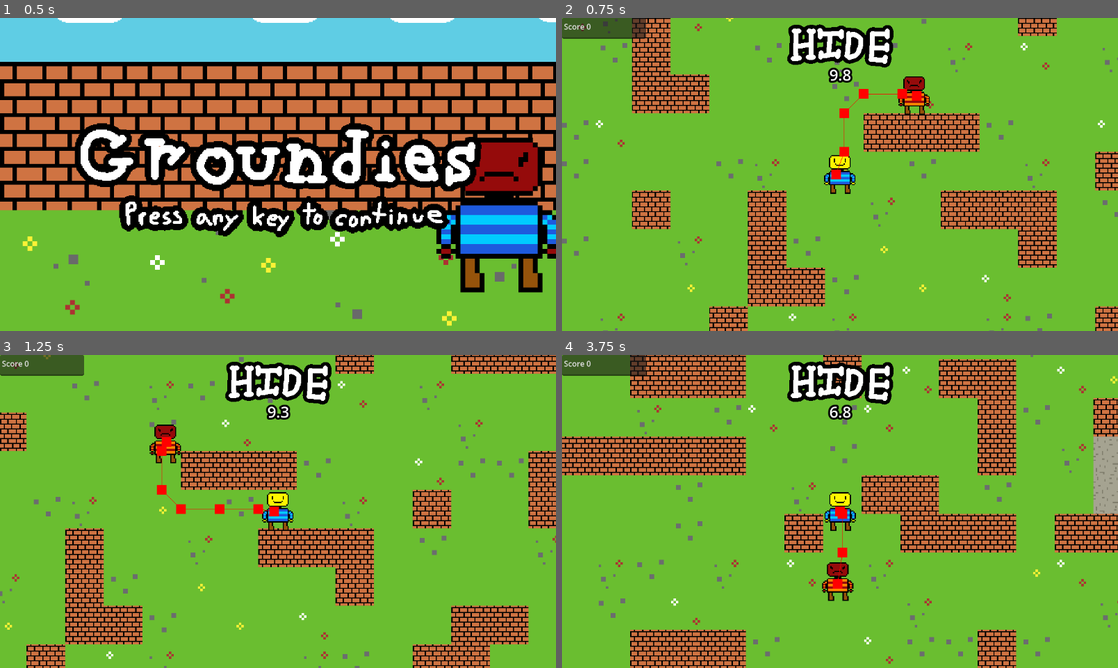
Above: before the commit, frames 1-4 (two rows, left to right).
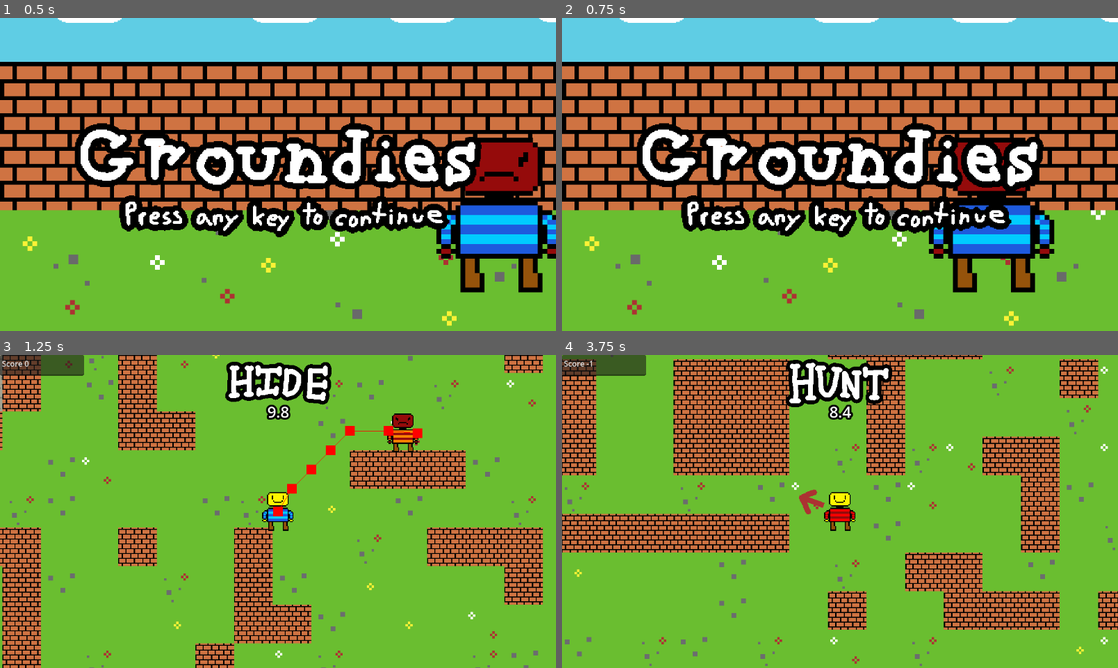
Above: after the commit, the same moments.

Repository: LegoMaster7001/fargo-game-jam-2025
Game: Godot game, scene res://Scenes/main_menu.tscn
Two runs of this game, one before a commit and one after it. Both use one fixed random seed, a clock stepped at 60 frames per second and the inputs below. Sound files missing from this copy of the repository are replaced by a short silence.
Inputs:
- Up to frame 1 (0.5 s): no input
- Up to frame 2 (0.75 s): tap Enter at 0.5 s; hold Right (ui_right) from 0.53 s (still down); hold E from 0.53 s (still down)
- Up to frame 3 (1.25 s): keep holding Right (ui_right); keep holding E
- Up to frame 4 (3.75 s): release Right (ui_right) at 1.28 s; release E at 1.28 s; hold Down (ui_down) 1.28-2.03 s; tap Space (call_groundies) at 1.35 s; tap E at 1.55, 2.85 s; hold Right (ui_right) 2.03-2.78 s; hold E 2.03-2.78 s; hold Up (ui_up) 2.78-3.53 s; hold Left (ui_left) from 3.53 s (still down); hold Space (call_groundies) from 3.53 s (still down)

Frame 1 is identical in both runs. In frame 2, 71% of the frame differs, in the area x 0-100%, y 0-100%; in frame 3, 38%; in frame 4, 46%.

Commit message:
audio for most stuff

Diff:
--- a/Scenes/main_menu.tscn
+++ b/Scenes/main_menu.tscn
@@ -7,6 +7,7 @@
 [ext_resource type="Texture2D" uid="uid://1mpv5uxgxa0e" path="res://Images/EnemyRunAway.png" id="4_ce3w2"]
 [ext_resource type="Texture2D" uid="uid://dej77bbsjks0q" path="res://Images/PlayerAngry.png" id="5_n45e2"]
 [ext_resource type="Texture2D" uid="uid://duc3bgkxq0r8t" path="res://Images/text/Title_text_outlined.png" id="7_cp0ys"]
+[ext_resource type="AudioStream" uid="uid://2qp2xkj2xts7" path="res://Sounds/start.wav" id="8_yhxw7"]
 
 [sub_resource type="Animation" id="Animation_n45e2"]
 length = 0.001
@@ -74,7 +75,7 @@
 &"chase_right": SubResource("Animation_ce3w2")
 }
 
-[node name="MainMenu" type="Control" node_paths=PackedStringArray("animation_timer", "animation_player")]
+[node name="MainMenu" type="Control" node_paths=PackedStringArray("start_audio", "animation_timer", "animation_player")]
 layout_mode = 3
 anchors_preset = 15
 anchor_right = 1.0
@@ -82,6 +83,7 @@
 grow_horizontal = 2
 grow_vertical = 2
 script = ExtResource("1_1ehe0")
+start_audio = NodePath("AudioStreamPlayer")
 animation_timer = NodePath("AnimationIntermissionTimer")
 animation_player = NodePath("AnimationPlayer")
 
@@ -161,3 +163,6 @@
 scale = Vector2(1.6, 1.6)
 pivot_offset = Vector2(309, 100)
 texture = ExtResource("7_cp0ys")
+
+[node name="AudioStreamPlayer" type="AudioStreamPlayer" parent="."]
+stream = ExtResource("8_yhxw7")
--- a/Scenes/pause_menu.tscn
+++ b/Scenes/pause_menu.tscn
@@ -1,8 +1,9 @@
-[gd_scene load_steps=5 format=3 uid="uid://cqf61m6ckbe5l"]
+[gd_scene load_steps=6 format=3 uid="uid://cqf61m6ckbe5l"]
 
 [ext_resource type="Script" uid="uid://jin8avgk11u1" path="res://Scripts/pause_menu.gd" id="1_k0w1u"]
 [ext_resource type="Shader" uid="uid://drupok4e63aj0" path="res://blur.gdshader" id="2_1och7"]
 [ext_resource type="Texture2D" uid="uid://ij7px2pudh48" path="res://Images/text/paused_text_outlined.png" id="3_1och7"]
+[ext_resource type="AudioStream" uid="uid://qjvy7bit0ulf" path="res://Sounds/pause.wav" id="4_bpi0q"]
 
 [sub_resource type="ShaderMaterial" id="ShaderMaterial_1och7"]
 shader = ExtResource("2_1och7")
@@ -10,7 +11,7 @@
 shader_parameter/mix_amount = 0.400000019
 shader_parameter/color_over = Color(0, 0, 0, 1)
 
-[node name="PauseMenu" type="Control"]
+[node name="PauseMenu" type="Control" node_paths=PackedStringArray("audio")]
 process_mode = 2
 layout_mode = 3
 anchors_preset = 15
@@ -19,6 +20,7 @@
 grow_horizontal = 2
 grow_vertical = 2
 script = ExtResource("1_k0w1u")
+audio = NodePath("AudioStreamPlayer")
 
 [node name="ColorRect" type="ColorRect" parent="."]
 material = SubResource("ShaderMaterial_1och7")
@@ -43,3 +45,8 @@
 grow_horizontal = 2
 grow_vertical = 2
 texture = ExtResource("3_1och7")
+
+[node name="AudioStreamPlayer" type="AudioStreamPlayer" parent="."]
+process_mode = 3
+stream = ExtResource("4_bpi0q")
+pitch_scale = 1.64
--- a/Scenes/player.tscn
+++ b/Scenes/player.tscn
@@ -1,16 +1,18 @@
-[gd_scene load_steps=4 format=3 uid="uid://ktvyw4a0tc03"]
+[gd_scene load_steps=5 format=3 uid="uid://ktvyw4a0tc03"]
 
 [ext_resource type="Script" uid="uid://l34cd8anax55" path="res://Scripts/Player.gd" id="1_cvnsp"]
 [ext_resource type="Texture2D" uid="uid://d0v4u8wbaq2ur" path="res://Images/PlayerRunAway.png" id="2_cvnsp"]
+[ext_resource type="AudioStream" uid="uid://bltxkqo3u158x" path="res://Sounds/dash.wav" id="3_6t5aa"]
 
 [sub_resource type="CircleShape2D" id="CircleShape2D_gl6un"]
 radius = 56.0
 
-[node name="Player" type="CharacterBody2D"]
+[node name="Player" type="CharacterBody2D" node_paths=PackedStringArray("dash_audio")]
 scale = Vector2(0.125, 0.125)
 collision_layer = 4
 collision_mask = 5
 script = ExtResource("1_cvnsp")
+dash_audio = NodePath("AudioStreamPlayer")
 
 [node name="Sprite2D" type="Sprite2D" parent="."]
 texture_filter = 1
@@ -24,5 +26,8 @@
 
 [node name="DashTimer" type="Timer" parent="."]
 
+[node name="AudioStreamPlayer" type="AudioStreamPlayer" parent="."]
+stream = ExtResource("3_6t5aa")
+
 [connection signal="timeout" from="DashCooldownTimer" to="." method="_on_dash_cooldown_timer_timeout"]
 [connection signal="timeout" from="DashTimer" to="." method="_on_dash_timer_timeout"]
--- a/Scenes/tag_checker.tscn
+++ b/Scenes/tag_checker.tscn
@@ -1,11 +1,16 @@
-[gd_scene load_steps=2 format=3 uid="uid://bxr0tfdg384og"]
+[gd_scene load_steps=3 format=3 uid="uid://bxr0tfdg384og"]
 
 [ext_resource type="Script" uid="uid://c1c4o3d6te7cw" path="res://Scripts/tag_checker.gd" id="1_ehrmg"]
+[ext_resource type="AudioStream" uid="uid://dwoq6hbutpqu" path="res://Sounds/hit.wav" id="2_8ivlm"]
 
-[node name="TagChecker" type="Node2D" node_paths=PackedStringArray("debounce_timer")]
+[node name="TagChecker" type="Node2D" node_paths=PackedStringArray("hit_audio", "debounce_timer")]
 script = ExtResource("1_ehrmg")
+hit_audio = NodePath("AudioStreamPlayer")
 debounce_timer = NodePath("DebounceTimer")
 
 [node name="DebounceTimer" type="Timer" parent="."]
 wait_time = 2.0
 one_shot = true
+
+[node name="AudioStreamPlayer" type="AudioStreamPlayer" parent="."]
+stream = ExtResource("2_8ivlm")
--- a/Scripts/Player.gd
+++ b/Scripts/Player.gd
@@ -5,6 +5,7 @@
 const dashSpeed = 2
 
 @export var groundies_area: Area2D
+@export var dash_audio: AudioStreamPlayer
 var dir : Vector2
 var dashReady = true
 var dashing = false
@@ -36,6 +37,7 @@
 		dashReady = false
 		dashing = true
 		$DashTimer.start()
+		dash_audio.play()
 	if dashing:
 		velocity = dir * speed * dashSpeed
 
--- a/Scripts/hud.gd
+++ b/Scripts/hud.gd
@@ -37,10 +37,14 @@
 
 func _unhandled_input(event: InputEvent) -> void:
 	if event.is_action_pressed("pause"):
-		get_tree().paused = true
-		pause_menu.show()
+		pause_game()
 	if event.is_action_pressed("debug_end_game"):
 		end_game()
+
+func pause_game():
+	get_tree().paused = true
+	pause_menu.show()
+	pause_menu.audio.play()
 
 func end_game():
 	Global.game_over = true
--- a/Scripts/main_menu.gd
+++ b/Scripts/main_menu.gd
@@ -2,6 +2,7 @@
 
 const GAME_SCENE_PATH := "res://Scenes/Game.tscn"
 
+@export var start_audio: AudioStreamPlayer
 @export var animation_timer: Timer
 @export var animation_player: AnimationPlayer
 
@@ -15,6 +16,8 @@
 func _unhandled_key_input(event: InputEvent) -> void:
 	if not event.is_pressed():
 		return
+	start_audio.play()
+	await start_audio.finished
 	SceneSwitcher.goto_scene(GAME_SCENE_PATH)
 
 func get_next_animation_idx() -> int:
--- a/Scripts/pause_menu.gd
+++ b/Scripts/pause_menu.gd
@@ -1,11 +1,13 @@
 class_name PauseMenu
 extends Control
 
+@export var audio: AudioStreamPlayer
 
 func _input(event: InputEvent) -> void:
 	if Global.game_over:
 		return
 	if event.is_action_pressed("pause"):
+		audio.play()
 		get_tree().paused = false
 		hide()
 		get_viewport().set_input_as_handled()
--- a/Scripts/tag_checker.gd
+++ b/Scripts/tag_checker.gd
@@ -1,6 +1,7 @@
 class_name TagChecker
 extends Node2D
 
+@export var hit_audio: AudioStreamPlayer
 @export var character_body_2d: CharacterBody2D
 @export var debounce_timer: Timer
 @export var opponent_collision_layer := 0
@@ -23,6 +24,7 @@
 	if not can_be_tagged():
 		return false
 	debounce_timer.start()
+	hit_audio.play()
 	return true
 
 func can_be_tagged() -> bool:
Not shown: 1 places in Scenes/main_menu.tscn that only renumber resources
Not shown, added: Sounds/dash.wav.import
Not shown, added: Sounds/hit.wav.import
Not shown, added: Sounds/pause.wav.import
Not shown, added: Sounds/start.wav.import
Not shown, added: Sounds/dash.wav
Not shown, added: Sounds/hit.wav
Not shown, added: Sounds/pause.wav
Not shown, added: Sounds/start.wav
Not shown, added: Sounds/three-red-hearts-prepare-to-dev-download.zip
